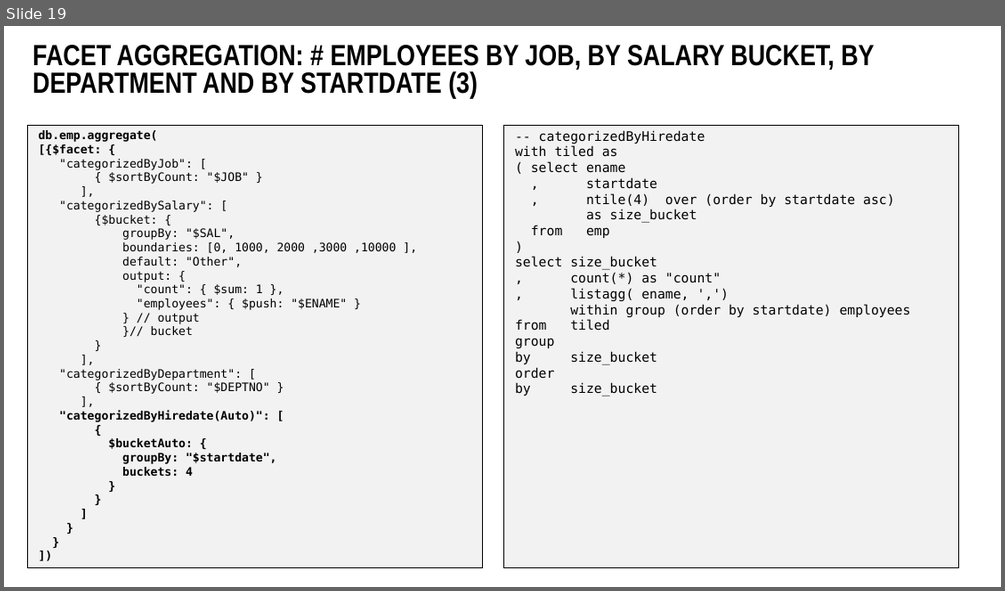
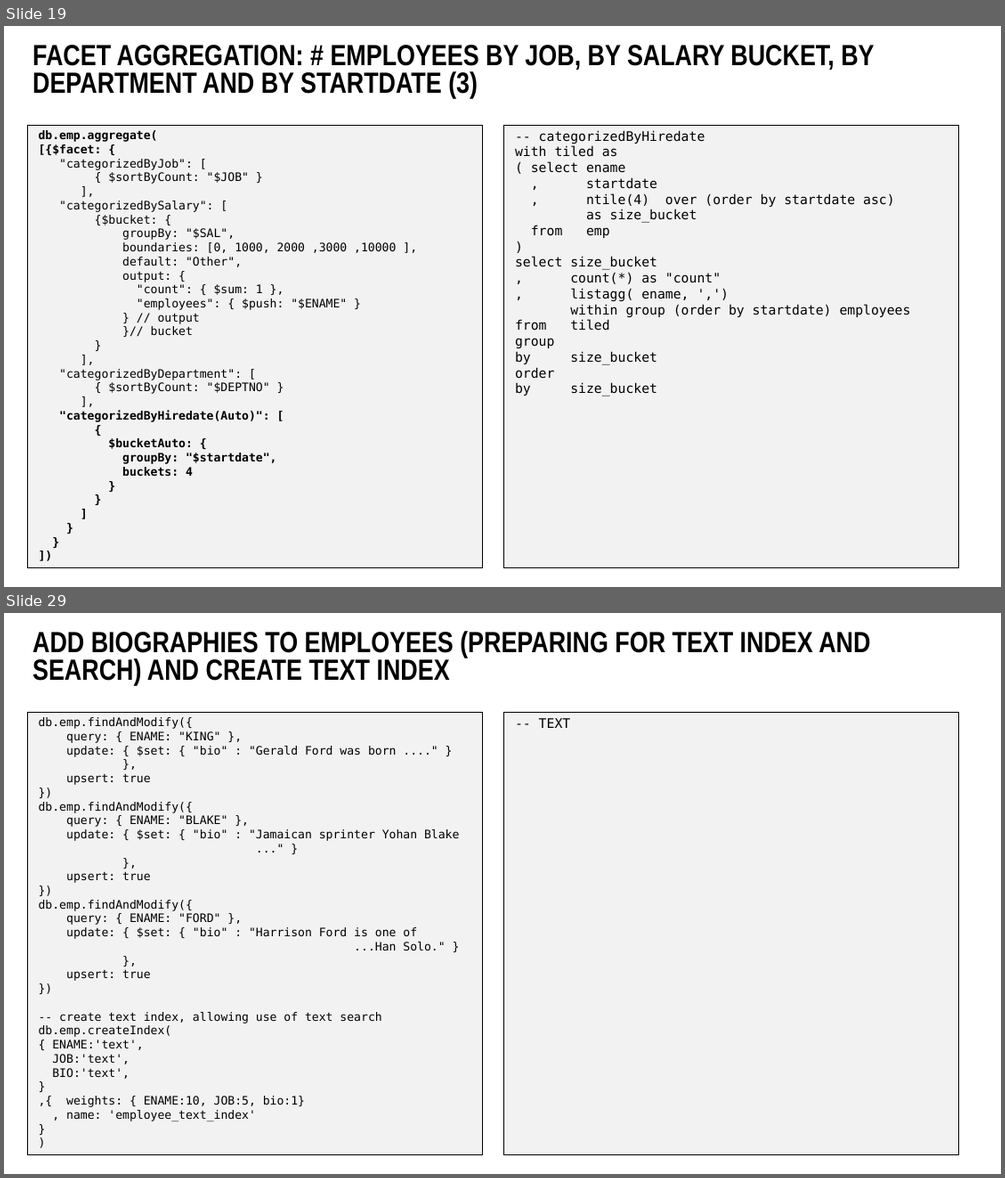
Before and after one commit to lucasjellema/sig-nosql-mongodb, a slide deck: mongodb-find-agg-vs-oracle-sql.pptx. Shown one above the other, each under a label of ours: slide 19 before the commit, slides 19 and 29 after it; the slides between them are not shown. The pictures are 1005x591 and 1005x1178 pixels, drawn with LibreOffice and Linux fonts; fonts in the diff are those of the drawing; background and template pictures are left out. Boxes give left, top, right and bottom in pixels: in the first picture for what was removed or moved away, otherwise in the second. Text is boxed around its words. In the diff, an @@ line names an element or a change of style, - is before the commit and + after.

Commit message:
Adding geo, text, nested & materialized

```diff
--- a/mongodb-find-agg-vs-oracle-sql.pptx
+++ b/mongodb-find-agg-vs-oracle-sql.pptx
@@ slide 29 added at (x1=4, y1=613, x2=1001, y2=1174), background #FFFFFF @@
@@ title added at (x1=32, y1=631, x2=870, y2=685), 40 pt, text #000000, bold @@
+ADD BIOGRAPHIES TO EMPLOYEES (PREPARING FOR TEXT INDEX AND SEARCH) AND CREATE TEXT INDEX
@@ rectangle added at (x1=27, y1=712, x2=482, y2=1155), fill #F2F2F2, outline #000000 0.5 pt @@
@@ text added at (x1=39, y1=717, x2=459, y2=1121), 16 pt, text #000000 @@
+db.emp.findAndModify({
+query: { ENAME: "KING" },
+update: { $set: { "bio" : "Gerald Ford was born ...." }
+},
+upsert: true
+})
+db.emp.findAndModify({
+query: { ENAME: "BLAKE" },
+update: { $set: { "bio" : "Jamaican sprinter Yohan Blake
+..." }
+},
+upsert: true
+})
+db.emp.findAndModify({
+query: { ENAME: "FORD" },
+update: { $set: { "bio" : "Harrison Ford is one of
+...Han Solo." }
+},
+upsert: true
+})
+-- create text index, allowing use of text search
+db.emp.createIndex(
+{ ENAME:'text',
+JOB:'text',
+BIO:'text',
+}
+,{ weights: { ENAME:10, JOB:5, bio:1}
+, name: 'employee_text_index'
+}
+)
@@ rectangle added at (x1=503, y1=712, x2=958, y2=1155), fill #F2F2F2, outline #000000 0.5 pt @@
@@ text added at (x1=539, y1=718, x2=571, y2=728), 18 pt, text #000000 @@
+-- TEXT
```
Also in this commit, not shown: 11 other slides added.
